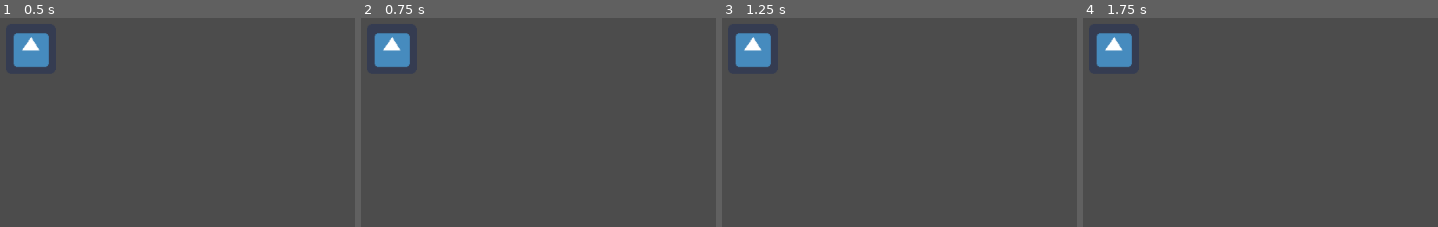
Above: before the commit, frames 1-4 (left to right).
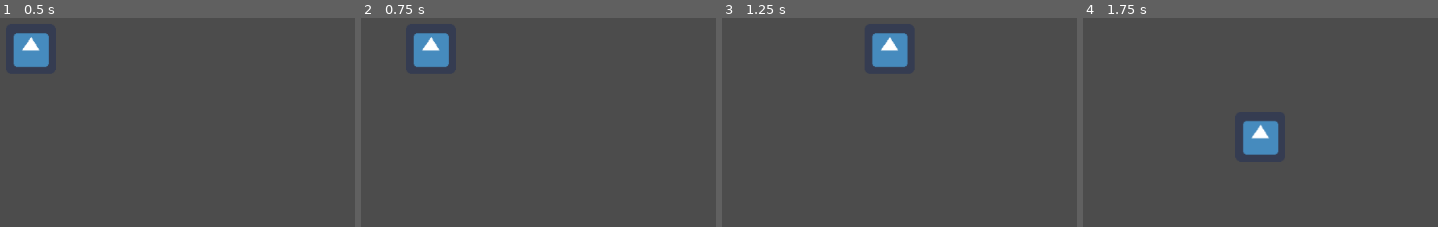
Above: after the commit, the same moments.

Repository: LeandroAntunez/StellaArgentum
Game: Godot game, scene res://Main.tscn
The game is run twice, just before and just after one commit, with the same random seed, the same clock (stepped at 60 frames per second) and the same inputs. The engine's default icon, where the game draws it, is replaced by a stand-in: a white triangle on a blue panel in a dark square.
Inputs:
- Up to frame 1 (0.5 s): no input
- Up to frame 2 (0.75 s): tap Enter at 0.5 s; hold D (right, bound only after the commit) from 0.53 s (still down)
- Up to frame 3 (1.25 s): keep holding D (right, bound only after the commit)
- Up to frame 4 (1.75 s): release D (right, bound only after the commit) at 1.28 s; hold S (down, bound only after the commit) from 1.28 s (still down)

Frame 1 is identical in both runs. In frame 2, 3.3% of the frame differs, in the area x 3-25%, y 7-24%; in frame 3, 3.3%; in frame 4, 3.3%, in the area x 3-56%, y 7-66%.

Commit message:
player with movements added

Diff:
--- a/src/Player.tscn
+++ b/src/Player.tscn
@@ -1,12 +1,15 @@
-[gd_scene load_steps=3 format=2]
+[gd_scene load_steps=4 format=2]
 
 [ext_resource path="res://icon.png" type="Texture" id=1]
+[ext_resource path="res://PlayerScript.gd" type="Script" id=2]
 
 [sub_resource type="RectangleShape2D" id=1]
 extents = Vector2( 32.6123, 31.6333 )
 
 [node name="Player" type="KinematicBody2D"]
 position = Vector2( 516.851, 321.156 )
+script = ExtResource( 2 )
+speed = 250
 
 [node name="Sprite" type="Sprite" parent="."]
 position = Vector2( 0, -2 )
--- /dev/null
+++ b/src/PlayerScript.gd
@@ -0,0 +1,27 @@
+extends KinematicBody2D
+export (int) var speed = 200
+
+var velocity = Vector2()
+
+# Called during the physics processing step of the main loop.
+func _physics_process(delta):
+	get_input()
+
+	# Moves the body along a vector.
+	velocity = move_and_slide(velocity)
+
+# Obtain the input that the player will use.
+func get_input():
+	velocity = Vector2()
+	if Input.is_action_pressed('up'):
+		velocity.y -= 1
+	if Input.is_action_pressed('down'):
+		velocity.y += 1
+	if Input.is_action_pressed('right'):
+		velocity.x += 1
+	if Input.is_action_pressed('left'):
+		velocity.x -= 1
+
+# With normalized() prevent faster diagonal movement,
+# because both directions are added together.
+	velocity = velocity.normalized() * speed
--- a/src/project.godot
+++ b/src/project.godot
@@ -19,6 +19,33 @@
 run/main_scene="res://Main.tscn"
 config/icon="res://icon.png"
 
+[input]
+
+up={
+"deadzone": 0.5,
+"events": [ Object(InputEventKey,"resource_local_to_scene":false,"resource_name":"","device":0,"alt":false,"shift":false,"control":false,"meta":false,"command":false,"pressed":false,"scancode":87,"unicode":0,"echo":false,"script":null)
+, Object(InputEventKey,"resource_local_to_scene":false,"resource_name":"","device":0,"alt":false,"shift":false,"control":false,"meta":false,"command":false,"pressed":false,"scancode":16777232,"unicode":0,"echo":false,"script":null)
+ ]
+}
+down={
+"deadzone": 0.5,
+"events": [ Object(InputEventKey,"resource_local_to_scene":false,"resource_name":"","device":0,"alt":false,"shift":false,"control":false,"meta":false,"command":false,"pressed":false,"scancode":83,"unicode":0,"echo":false,"script":null)
+, Object(InputEventKey,"resource_local_to_scene":false,"resource_name":"","device":0,"alt":false,"shift":false,"control":false,"meta":false,"command":false,"pressed":false,"scancode":16777234,"unicode":0,"echo":false,"script":null)
+ ]
+}
+right={
+"deadzone": 0.5,
+"events": [ Object(InputEventKey,"resource_local_to_scene":false,"resource_name":"","device":0,"alt":false,"shift":false,"control":false,"meta":false,"command":false,"pressed":false,"scancode":68,"unicode":0,"echo":false,"script":null)
+, Object(InputEventKey,"resource_local_to_scene":false,"resource_name":"","device":0,"alt":false,"shift":false,"control":false,"meta":false,"command":false,"pressed":false,"scancode":16777233,"unicode":0,"echo":false,"script":null)
+ ]
+}
+left={
+"deadzone": 0.5,
+"events": [ Object(InputEventKey,"resource_local_to_scene":false,"resource_name":"","device":0,"alt":false,"shift":false,"control":false,"meta":false,"command":false,"pressed":false,"scancode":65,"unicode":0,"echo":false,"script":null)
+, Object(InputEventKey,"resource_local_to_scene":false,"resource_name":"","device":0,"alt":false,"shift":false,"control":false,"meta":false,"command":false,"pressed":false,"scancode":16777231,"unicode":0,"echo":false,"script":null)
+ ]
+}
+
 [rendering]
 
 environment/default_environment="res://default_env.tres"
